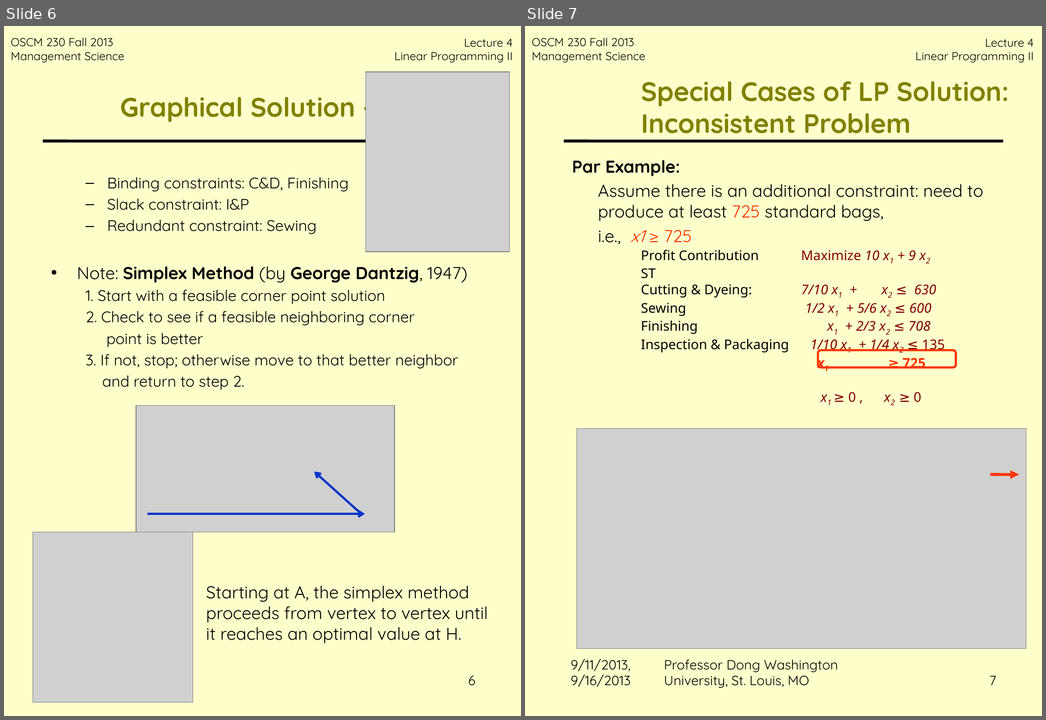
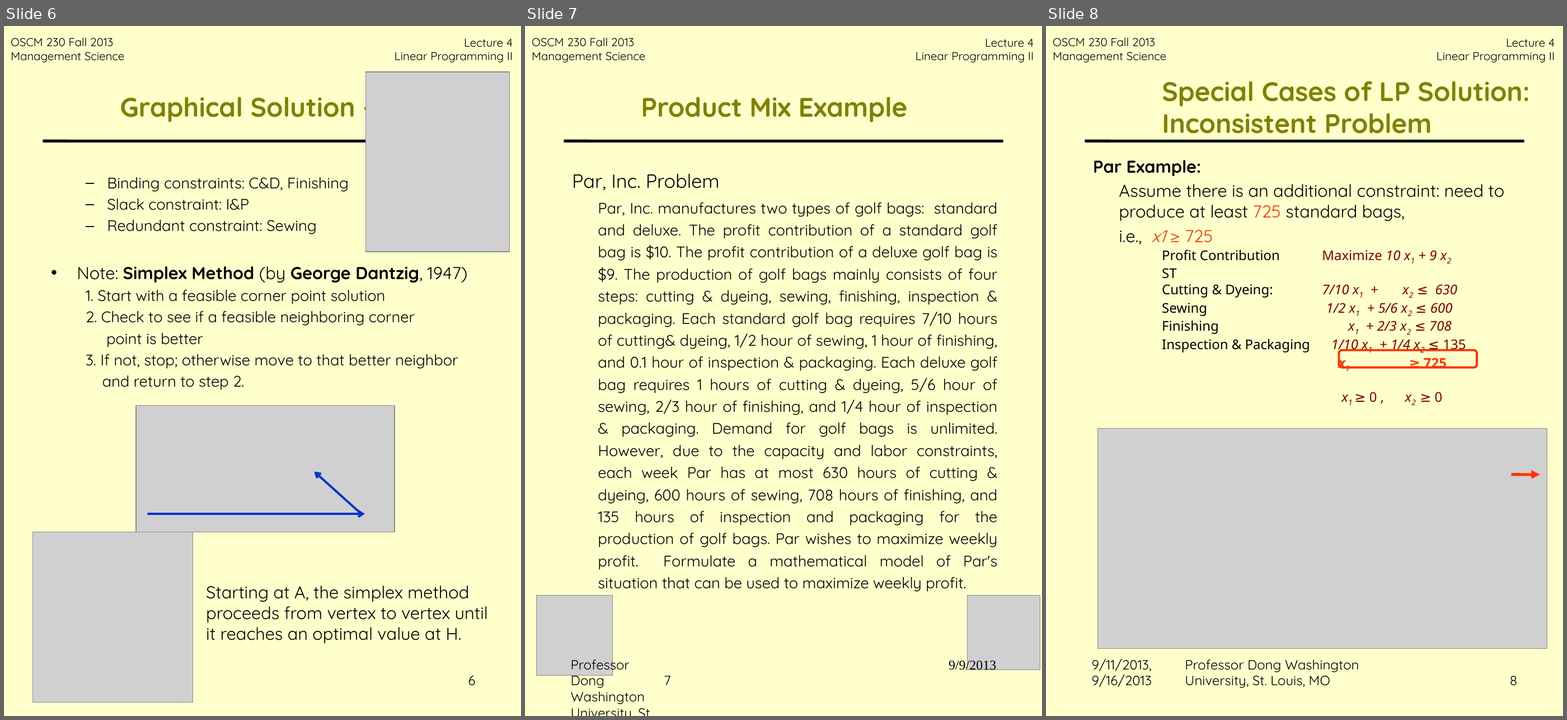
Before and after one commit to jbf232/OSCM230, a slide deck: Fall 2015/Lectures/Lecture 2 Simplex /Lecture_2_simplex.pptx. Shown side by side, each under a label of ours: slides 6 and 7 before the commit, slides 6, 7 and 8 after it. The pictures are 1046x720 and 1567x720 pixels, drawn with LibreOffice and Linux fonts; fonts in the diff are those of the drawing; grey boxes stand for pictures; background and template pictures are left out. Boxes give left, top, right and bottom in pixels: in the first picture for what was removed or moved away, otherwise in the second. Text is boxed around its words. In the diff, an @@ line names an element or a change of style, - is before the commit and + after.

```diff
--- a/Fall 2015/Lectures/Lecture 2 Simplex /Lecture_2_simplex.pptx
+++ b/Fall 2015/Lectures/Lecture 2 Simplex /Lecture_2_simplex.pptx
@@ slide 7 added at (525, 26, 1042, 716), background #FFFFCC; not listed: 3 template elements that a slide beside it also shows @@
@@ title added at (641, 97, 908, 122), 28 pt, text #808000, bold @@
+Product Mix Example
@@ text added at (572, 173, 998, 592), 16 pt, text #000000 @@
+Par, Inc. Problem
+Par, Inc. manufactures two types of golf bags: standard and deluxe. The profit contribution of a standard golf bag is $10. The profit contribution of a deluxe golf bag is $9. The production of golf bags mainly consists of four steps: cutting & dyeing, sewing, finishing, inspection & packaging. Each standard golf bag requires 7/10 hours of cutting& dyeing, 1/2 hour of sewing, 1 hour of finishing, and 0.1 hour of inspection & packaging. Each deluxe golf bag requires 1 hours of cutting & dyeing, 5/6 hour of sewing, 2/3 hour of finishing, and 1/4 hour of inspection & packaging. Demand for golf bags is unlimited. However, due to the capacity and labor constraints, each week Par has at most 630 hours of cutting & dyeing, 600 hours of sewing, 708 hours of finishing, and 135 hours of inspection and packaging for the production of golf bags. Par wishes to maximize weekly profit. Formulate a mathematical model of Par's situation that can be used to maximize weekly profit.
@@ picture added at (537, 595, 613, 675) @@
@@ picture added at (968, 595, 1040, 669) @@
@@ text added at (571, 655, 645, 704), 14 pt, text #000000 @@
+Professor Dong Washington University, St. Louis MO
@@ text added at (949, 659, 997, 673), 14 pt, text #000000 @@
+9/9/2013
@@ page number added at (664, 676, 671, 685), 14 pt, text #000000 @@
+7
@@ what was slide 7 is now slide 8 @@
@@ page number at (1510, 676, 1518, 686): text changed @@
-7
+8
```
Also in this commit, not shown: 2 slides changed, 50 other files.
